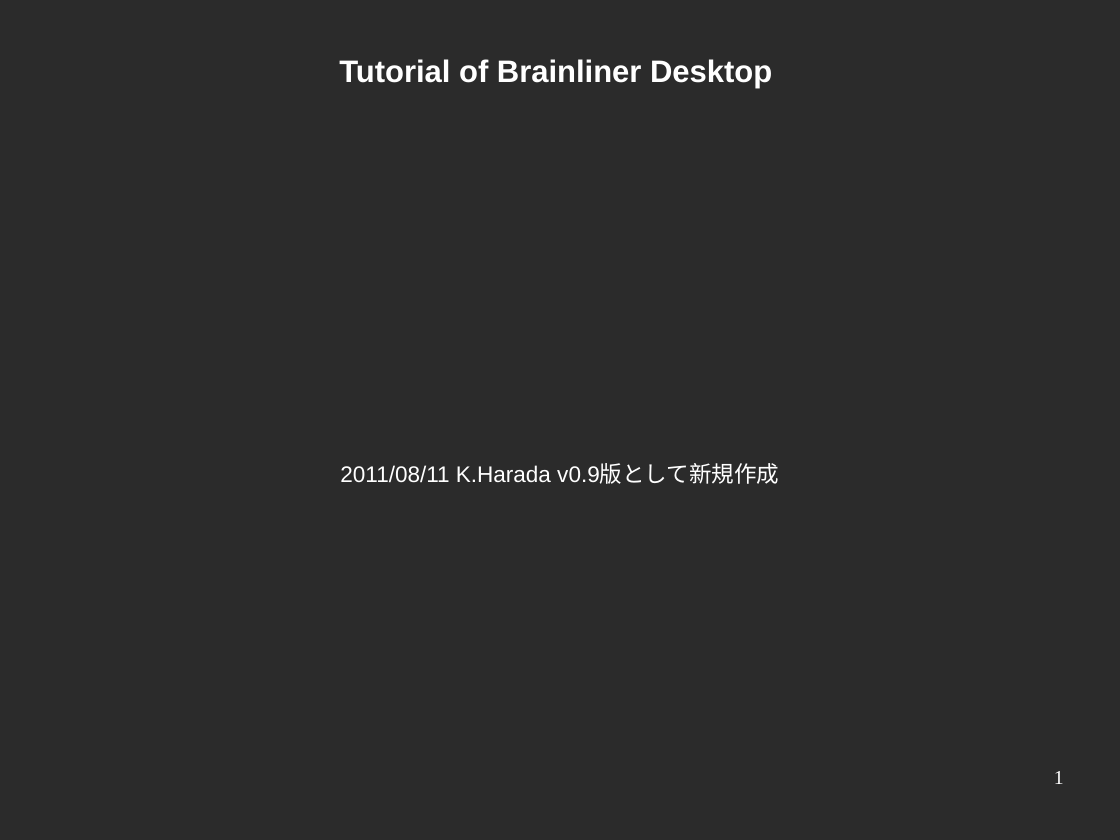
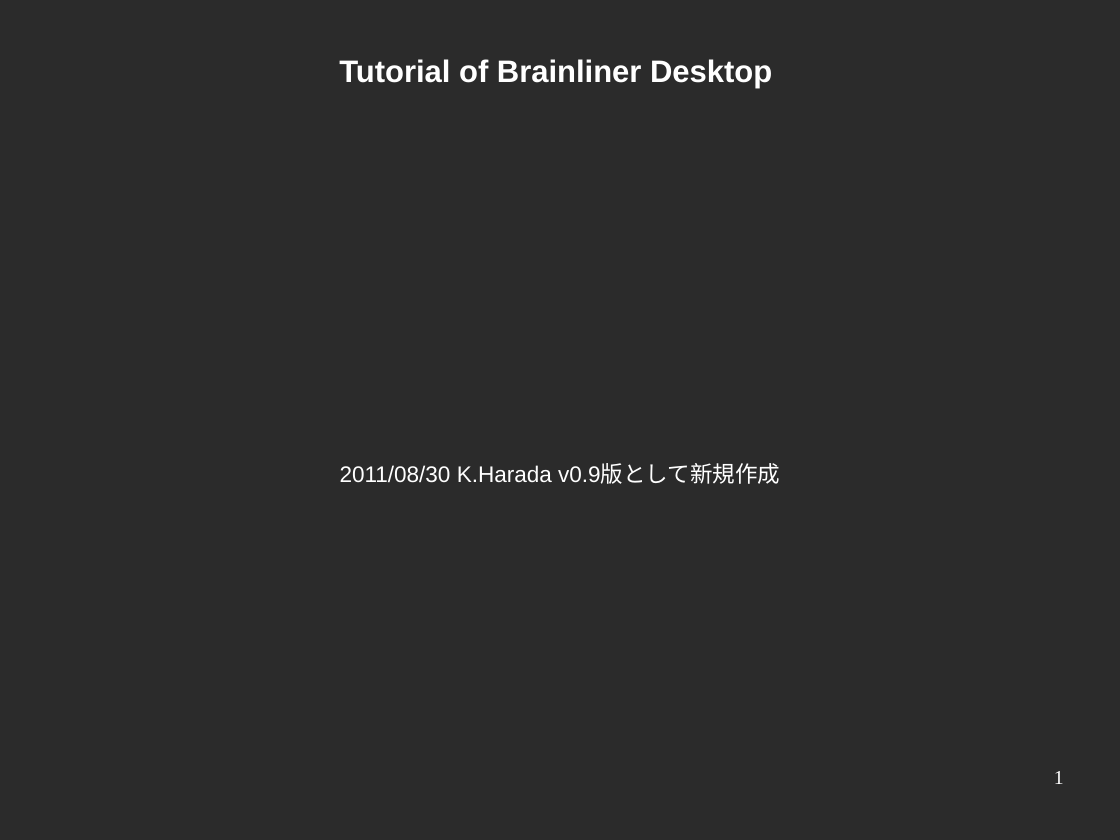
Before and after one commit to ATR-DNI/BrainLiner, a slide deck: slide 1 of docs/Brainliner_Desktop_Tutorial_for_Use.odp. Drawn at 1120x840 pixels with LibreOffice and Linux fonts; fonts in the diff are those of the drawing; background and template pictures are left out; a plain dark background stands for a picture behind light text. Boxes give left, top, right and bottom in pixels: in the first picture for what was removed or moved away, otherwise in the second. Text is boxed around its words. In the diff, an @@ line names an element or a change of style, - is before the commit and + after.

```diff
--- a/docs/Brainliner_Desktop_Tutorial_for_Use.odp
+++ b/docs/Brainliner_Desktop_Tutorial_for_Use.odp
@@ subtitle at bbox=[340, 464, 780, 484]: text changed @@
-2011/08/11 K.Harada v0.9版として新規作成
+2011/08/30 K.Harada v0.9版として新規作成
```
Also in this commit, not shown: 3 other slides changed, 1 slide added, 3 other files.
